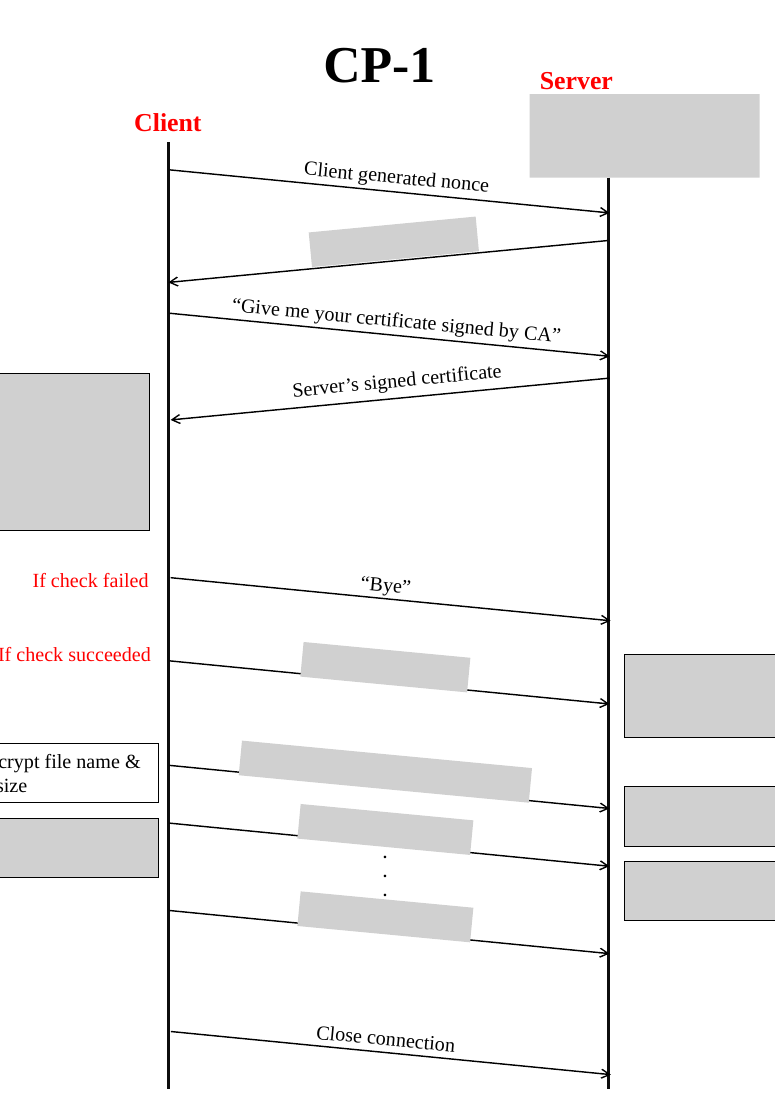
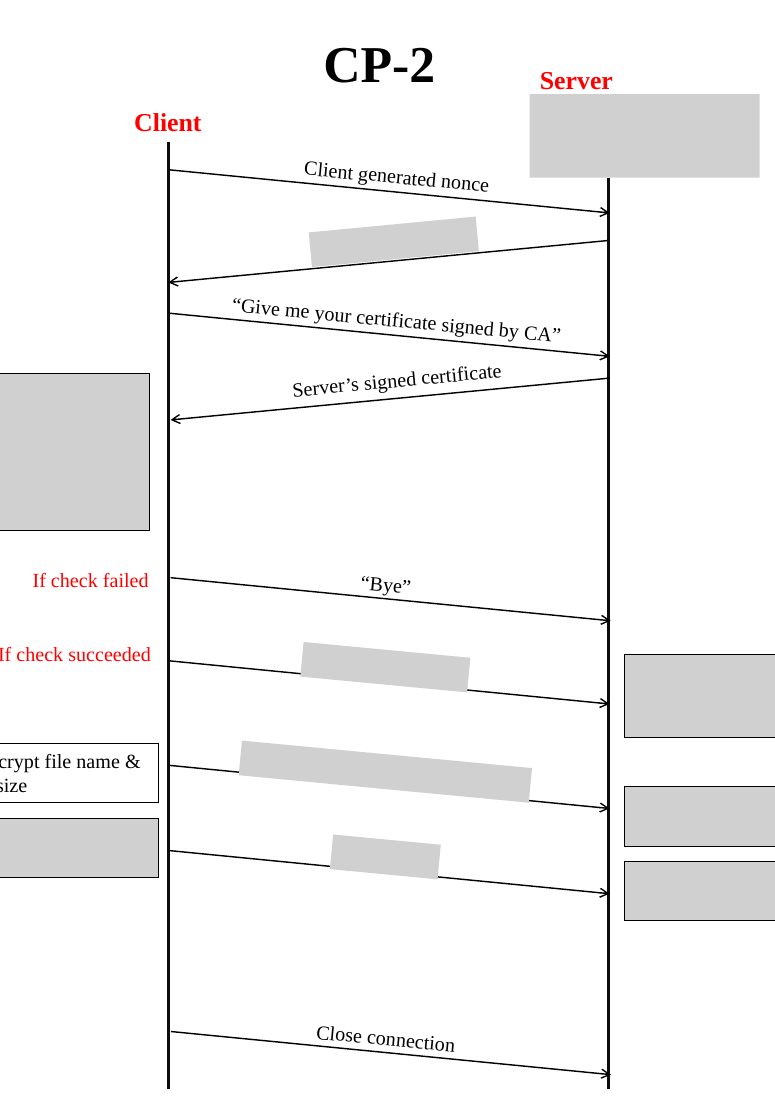
Before and after one commit to gexty444/progass2, a slide deck: slide 3 of Report & Diagrams/Presentation1.pptx. Drawn at 775x1120 pixels with LibreOffice and Linux fonts; fonts in the diff are those of the drawing; grey boxes stand for pictures; background and template pictures are left out. Boxes give left, top, right and bottom in pixels: in the first picture for what was removed or moved away, otherwise in the second. Text is boxed around its words. In the diff, an @@ line names an element or a change of style, - is before the commit and + after.

```diff
--- a/Report & Diagrams/Presentation1.pptx
+++ b/Report & Diagrams/Presentation1.pptx
@@ text at box(323, 47, 435, 83): text changed @@
-CP-1
+CP-2
@@ picture: place and size @@
-picture at box(297, 804, 474, 855)
+picture at box(330, 834, 442, 879)
@@ text removed at box(373, 837, 398, 905) @@
-.
-.
-.
@@ arrow moved from (169, 823) - (610, 866) to (169, 850) - (610, 893) @@
@@ picture removed at box(297, 891, 474, 942) @@
@@ arrow removed from (169, 910) to (610, 953) @@
```
Also in this commit, not shown: 1 other slide changed, 10 other files.
